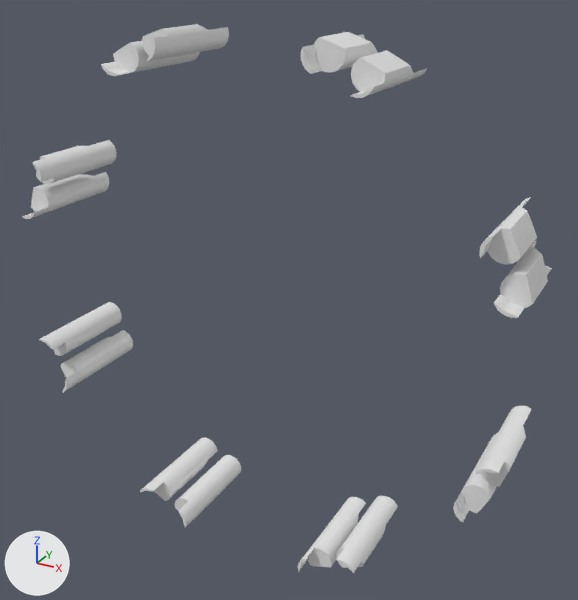
A saved change to the glTF model public/design/housing-boss-extensions.glb.
Rendered twice from a camera (50 mm lens) standing at (0.0644, -0.1135, 0.0567) and looking at (0.0034, -0.0027, 0.0013). Lighting does not change. The marker at lower left points along +X, +Y and +Z. The picture after the commit comes second. Where no turn or scale is listed for an object, it has been applied to the vertices. Vertices at exactly the same position are counted once.

Objects in the first picture: 'M01/boss-extensions'.
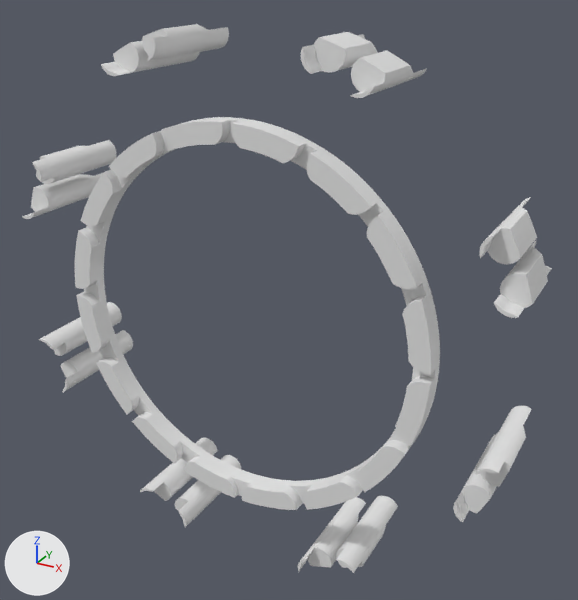
What changed in the scene script:
```text
Change me_geometry_0:
    used by ob_m01_boss_extensions; location = (0.0, 0.0, 0.0)
    remove me_geometry_0.from_pydata(...)  # 17400 vertices, 34736 faces; spans x -0.0456..0.0456, y -0.0153..0.0047, z -0.0456..0.0456
    add me_geometry_0.from_pydata(...)  # 20512 vertices, 40960 faces; spans x -0.0456..0.0456, y -0.0153..0.0047, z -0.0456..0.0456
    me_geometry_0 part 1: a new loose piece of 3112 vertices spanning x -0.0335..0.0335, y -0.0153..-0.0114, z -0.0335..0.0335
    other edits to the shape of me_geometry_0 do not show in these pictures
```

What differs and where, as boxes (x1, y1, x2, y2) in the pictures (578 x 600 px):
part 1 of me_geometry_0, added
    after: (75, 117, 440, 510)
